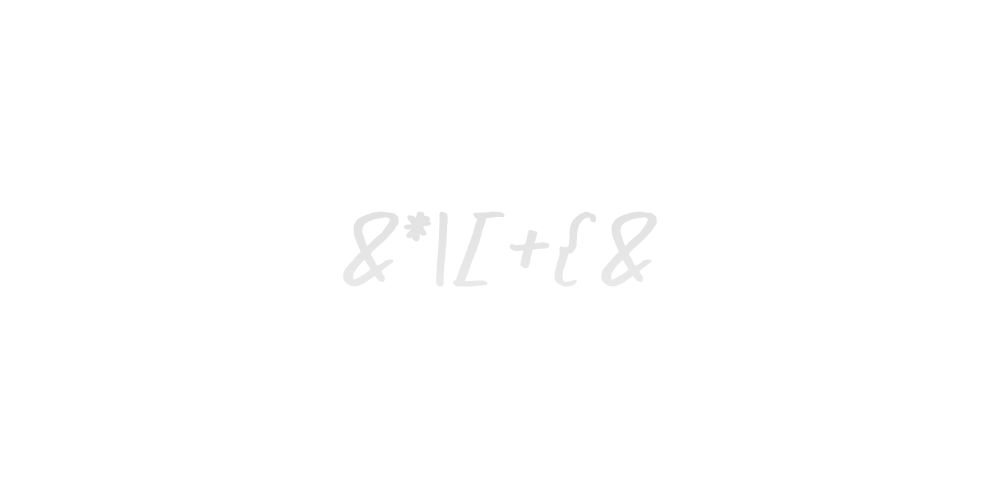
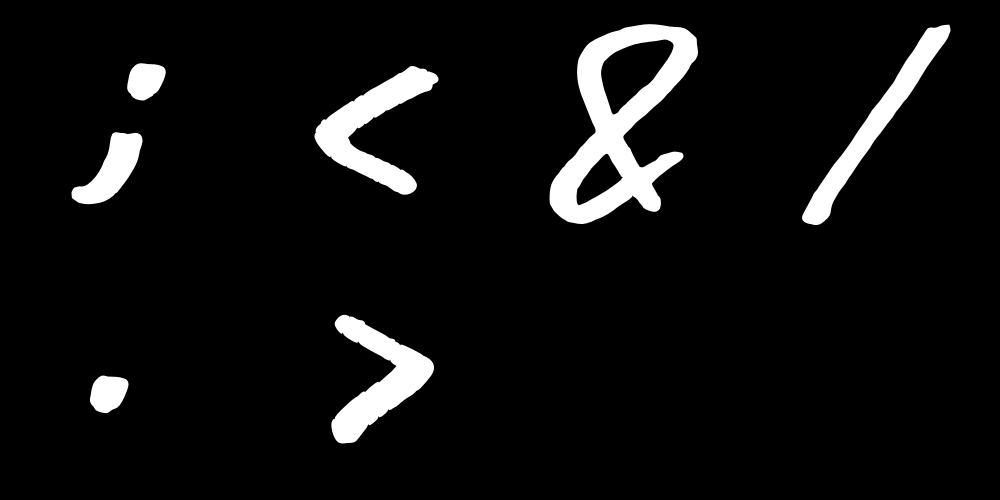
Two versions of the same layered image (1000x500). Layer-by-layer changes:
showed "Background", painted on it over <box>0,0,1000,500</box>
